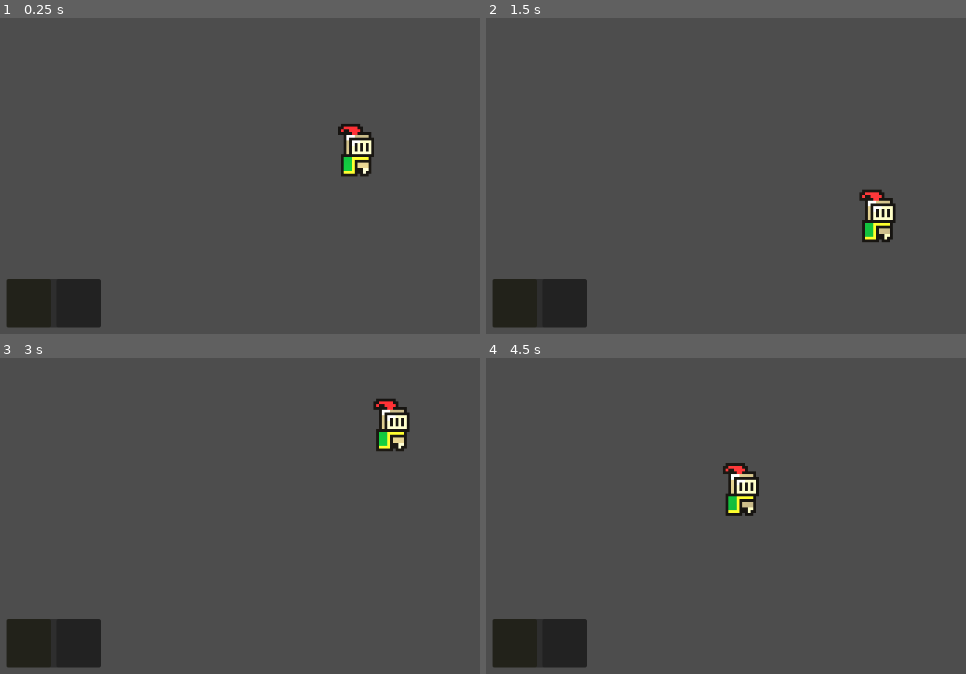
Above: before the commit, frames 1-4 (two rows, left to right).
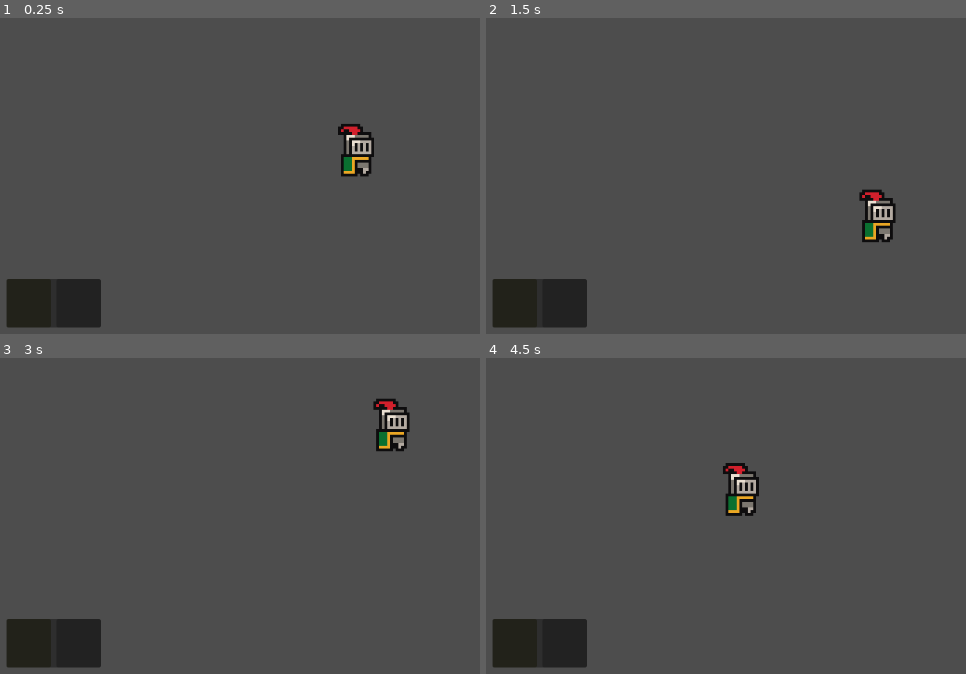
Above: after the commit, the same moments.

Repository: W4ave/EscapeJS
Game: Godot game, scene res://scenes/game.tscn
The game is run twice, just before and just after one commit, with the same random seed, the same clock (stepped at 60 frames per second) and the same inputs.
Inputs (mouse positions are in pixels of both pictures, inside the frame that each line leads up to):
- Up to frame 1 (0.25 s): no input
- Up to frame 2 (1.5 s): tap Enter at 0.5 s; move the mouse to (outside the picture) at 0.52 s; hold D (ui_right) 0.53-1.28 s; tap F (flashlight_toggle) at 0.6, 1.35 s; move the mouse to (682, 172) at 1.27 s; hold S (ui_down) from 1.28 s (still down)
- Up to frame 3 (3 s): move the mouse to (436, 392) at 2.02 s; release S (ui_down) at 2.03 s; hold D (ui_right) 2.03-2.78 s; tap F (flashlight_toggle) at 2.1, 2.85 s; move the mouse to (316, 582) at 2.77 s; hold W (ui_up) from 2.78 s (still down)
- Up to frame 4 (4.5 s): move the mouse to (outside the picture) at 3.52 s; release W (ui_up) at 3.53 s; hold A (ui_left) from 3.53 s (still down); tap F (flashlight_toggle) at 3.6, 4.35 s; move the mouse to (606, 424) at 4.27 s

The runs differ from the first frame. In frame 1, 0.5% of the frame differs, in the area x 71-78%, y 34-50%; in frame 2, 0.5%; in frame 3, 0.5%; in frame 4, 0.5%.

Commit message:
손전등 수정
플레이어는 안 밝아짐

Diff:
--- a/scenes/main_character.tscn
+++ b/scenes/main_character.tscn
@@ -55,6 +55,7 @@
 shape = SubResource("RectangleShape2D_ig48j")
 
 [node name="AnimatedSprite2D" type="AnimatedSprite2D" parent="." unique_id=1884390793]
+light_mask = 2
 position = Vector2(0, -2)
 sprite_frames = SubResource("SpriteFrames_0d0nc")
 frame_progress = 0.60629827
